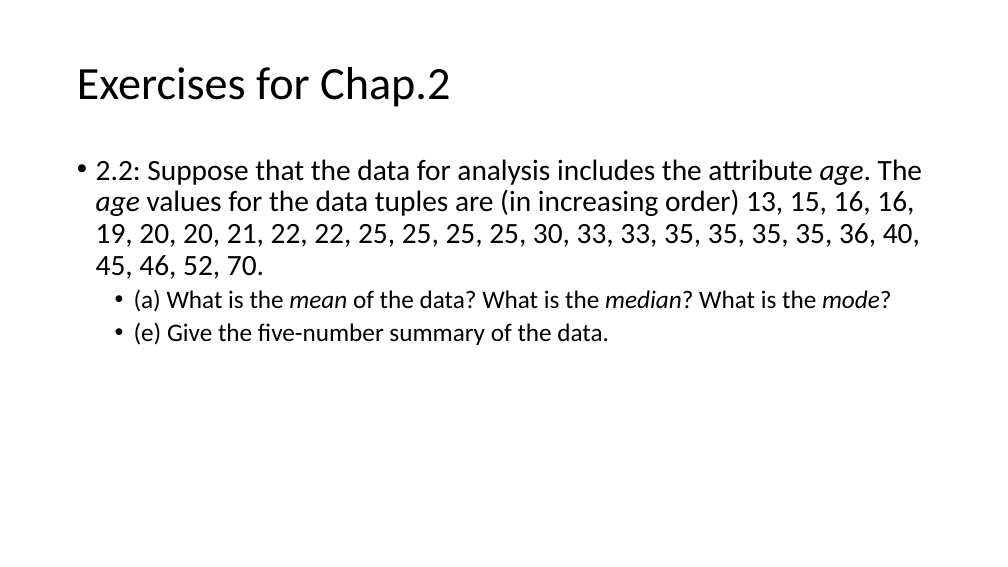
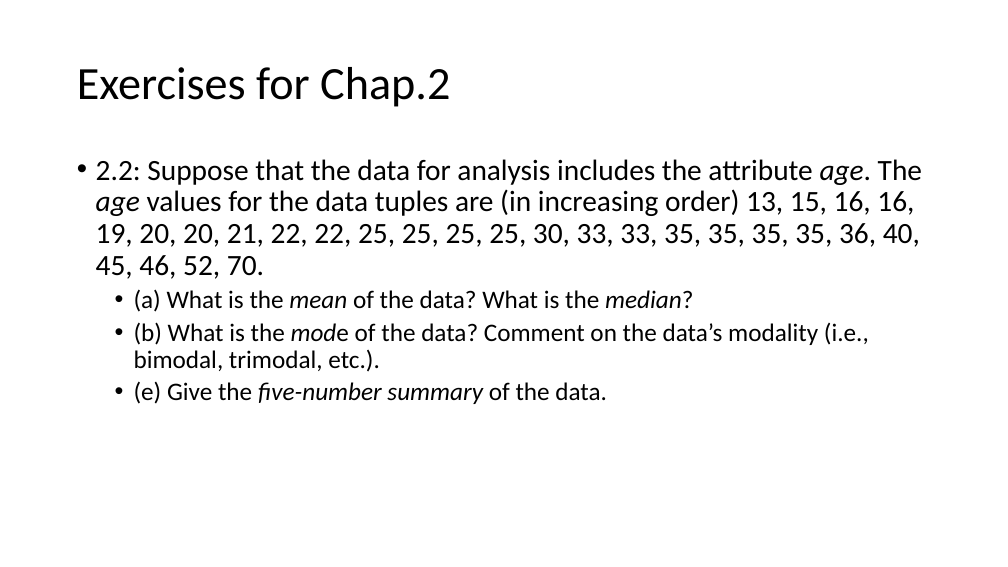
Before and after one commit to chriswjh/chriswjh.github.io, a slide deck: slide 3 of BDA_IFM/HW1.pptx. Drawn at 1008x567 pixels with LibreOffice and Linux fonts; fonts in the diff are those of the drawing. Boxes give left, top, right and bottom in pixels: in the first picture for what was removed or moved away, otherwise in the second. Text is boxed around its words. In the diff, an @@ line names an element or a change of style, - is before the commit and + after.

```diff
--- a/BDA_IFM/HW1.pptx
+++ b/BDA_IFM/HW1.pptx
@@ text at (x1=134, y1=289, x2=869, y2=372): text changed @@
-  • (a) What is the mean of the data? What is the median? What is the mode?
+  • (a) What is the mean of the data? What is the median?
+  • (b) What is the mode of the data? Comment on the data’s modality (i.e., bimodal, trimodal, etc.).
@@ text at (x1=134, y1=381, x2=607, y2=404): italic on in "five-number summary" @@
```
Also in this commit, not shown: 6 other slides changed, 6 other files.
